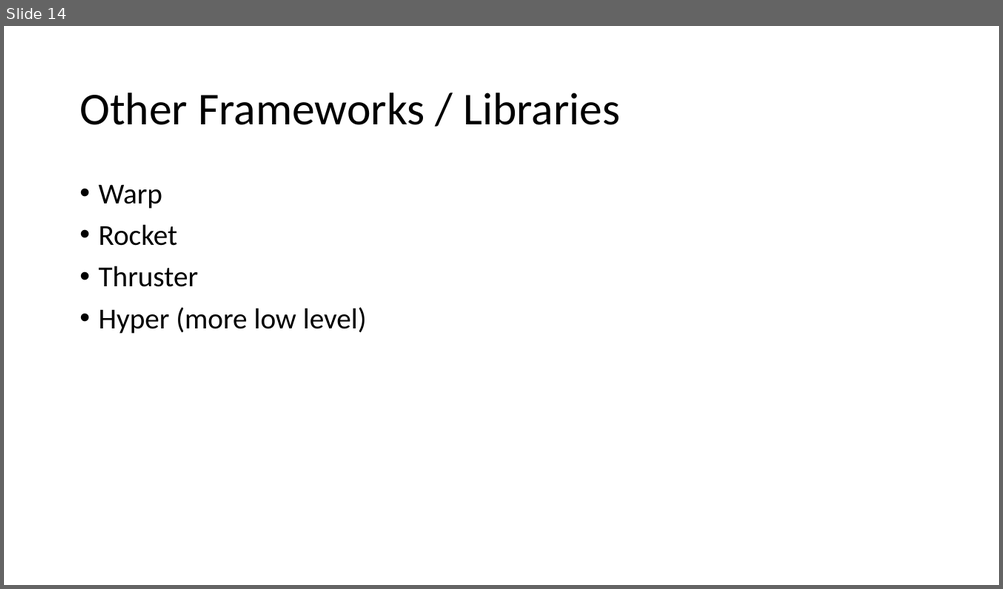
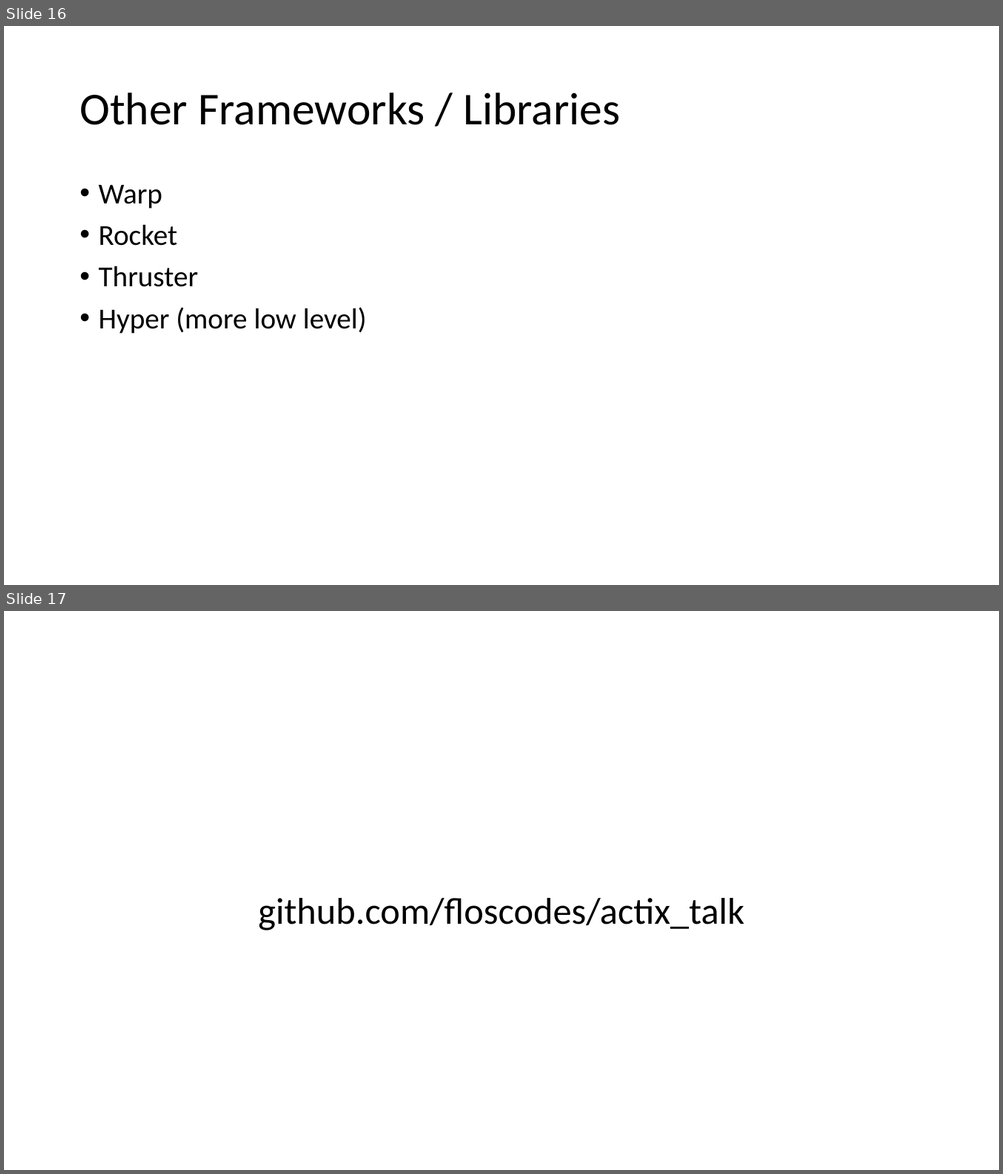
Before and after one commit to floscodes/actix_talk, a slide deck: Pres.pptx. Shown one above the other, each under a label of ours: slide 14 before the commit, slides 16 and 17 after it. The pictures are 1003x589 and 1003x1174 pixels, drawn with LibreOffice and Linux fonts; fonts in the diff are those of the drawing. Boxes give left, top, right and bottom in pixels: in the first picture for what was removed or moved away, otherwise in the second. Text is boxed around its words. In the diff, an @@ line names an element or a change of style, - is before the commit and + after.

```diff
--- a/Pres.pptx
+++ b/Pres.pptx
@@ slide 17 added at (4,611,999,1170), background #FFFFFF @@
@@ text added at (258,898,744,931), 36 pt, text #000000 @@
+github.com/floscodes/actix_talk
@@ what was slide 14 is now slide 16 @@
```
Also in this commit, not shown: 2 other slides added, 1 other file.
